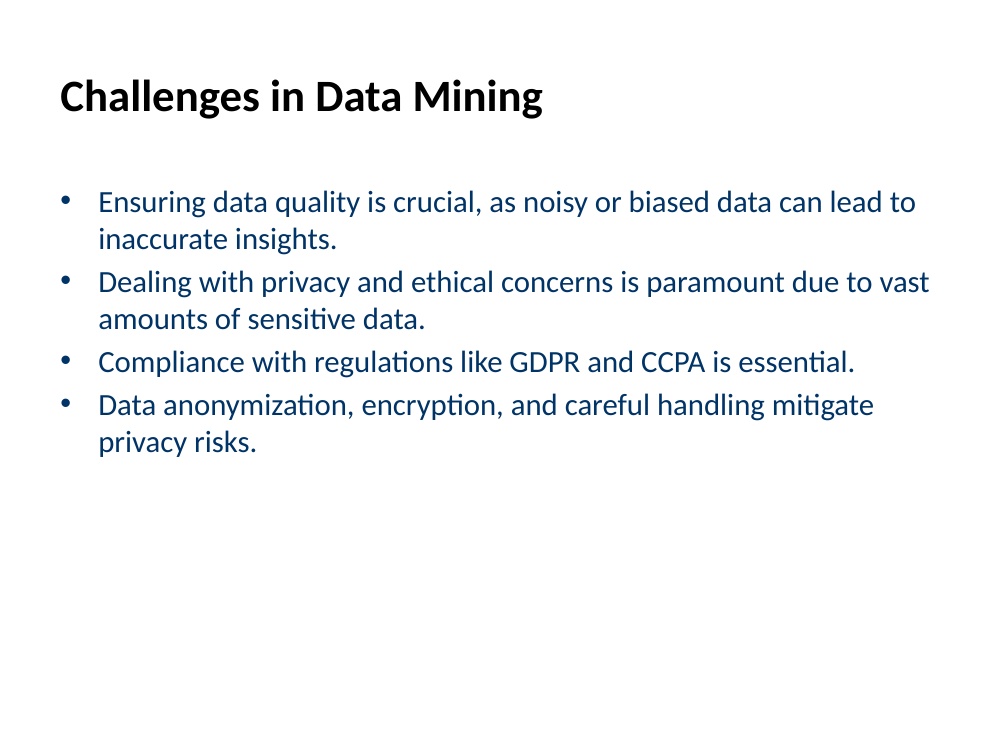
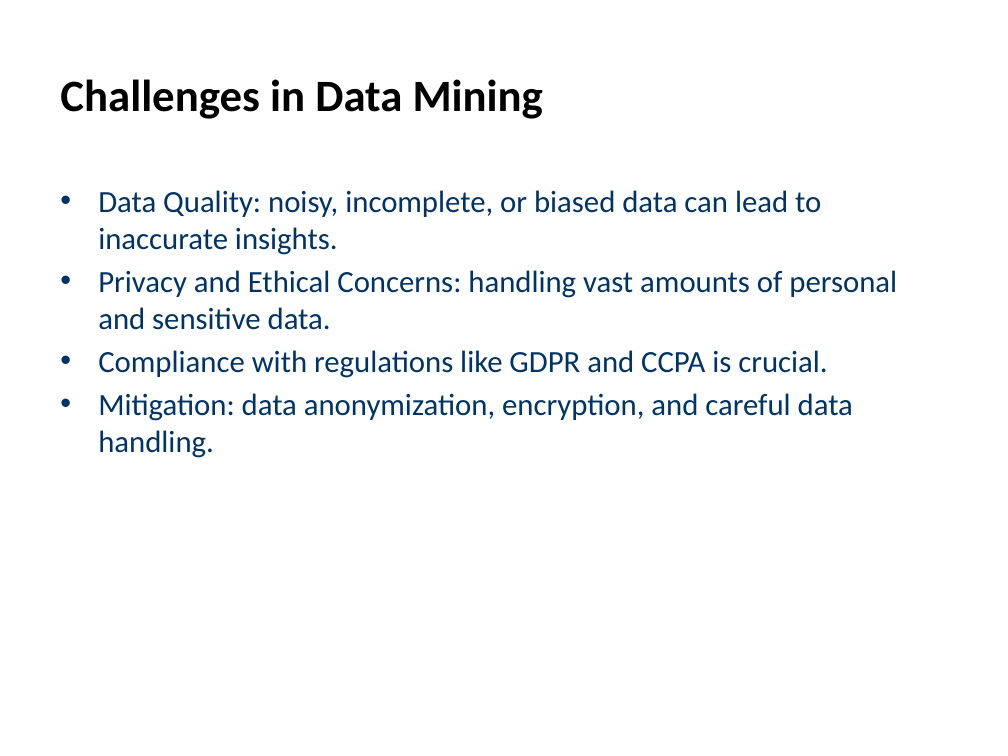
Before and after one commit to Tharushi1228/IT3041-IRWA, a slide deck: slide 7 of outputs/slides/monil_Data-mining.pptx (slide 8 before the commit). Drawn at 1008x756 pixels with LibreOffice and Linux fonts; fonts in the diff are those of the drawing. Boxes give left, top, right and bottom in pixels: in the first picture for what was removed or moved away, otherwise in the second. Text is boxed around its words. In the diff, an @@ line names an element or a change of style, - is before the commit and + after.

```diff
--- a/outputs/slides/monil_Data-mining.pptx
+++ b/outputs/slides/monil_Data-mining.pptx
@@ text at [98,190,897,458]: text changed @@
-• Ensuring data quality is crucial, as noisy or biased data can lead to inaccurate insights.
-• Dealing with privacy and ethical concerns is paramount due to vast amounts of sensitive data.
-• Compliance with regulations like GDPR and CCPA is essential.
-• Data anonymization, encryption, and careful handling mitigate privacy risks.
+• Data Quality: noisy, incomplete, or biased data can lead to inaccurate insights.
+• Privacy and Ethical Concerns: handling vast amounts of personal and sensitive data.
+• Compliance with regulations like GDPR and CCPA is crucial.
+• Mitigation: data anonymization, encryption, and careful data handling.
```
Also in this commit, not shown: 7 other slides changed, 1 slide removed, 2 other files.
